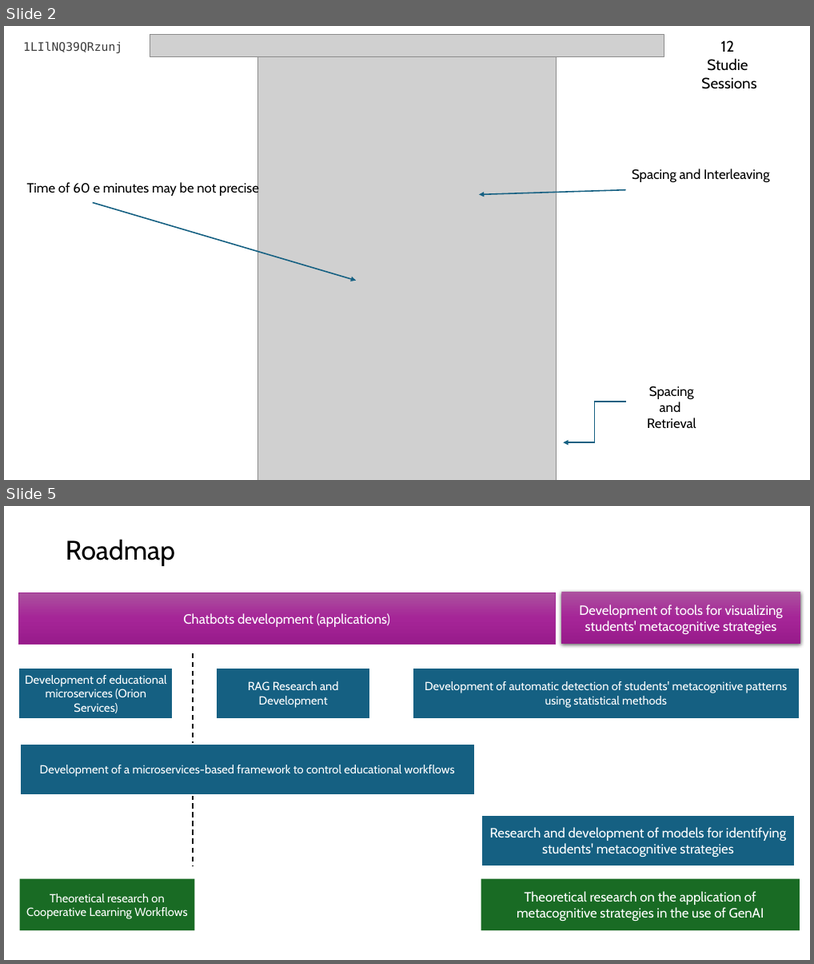
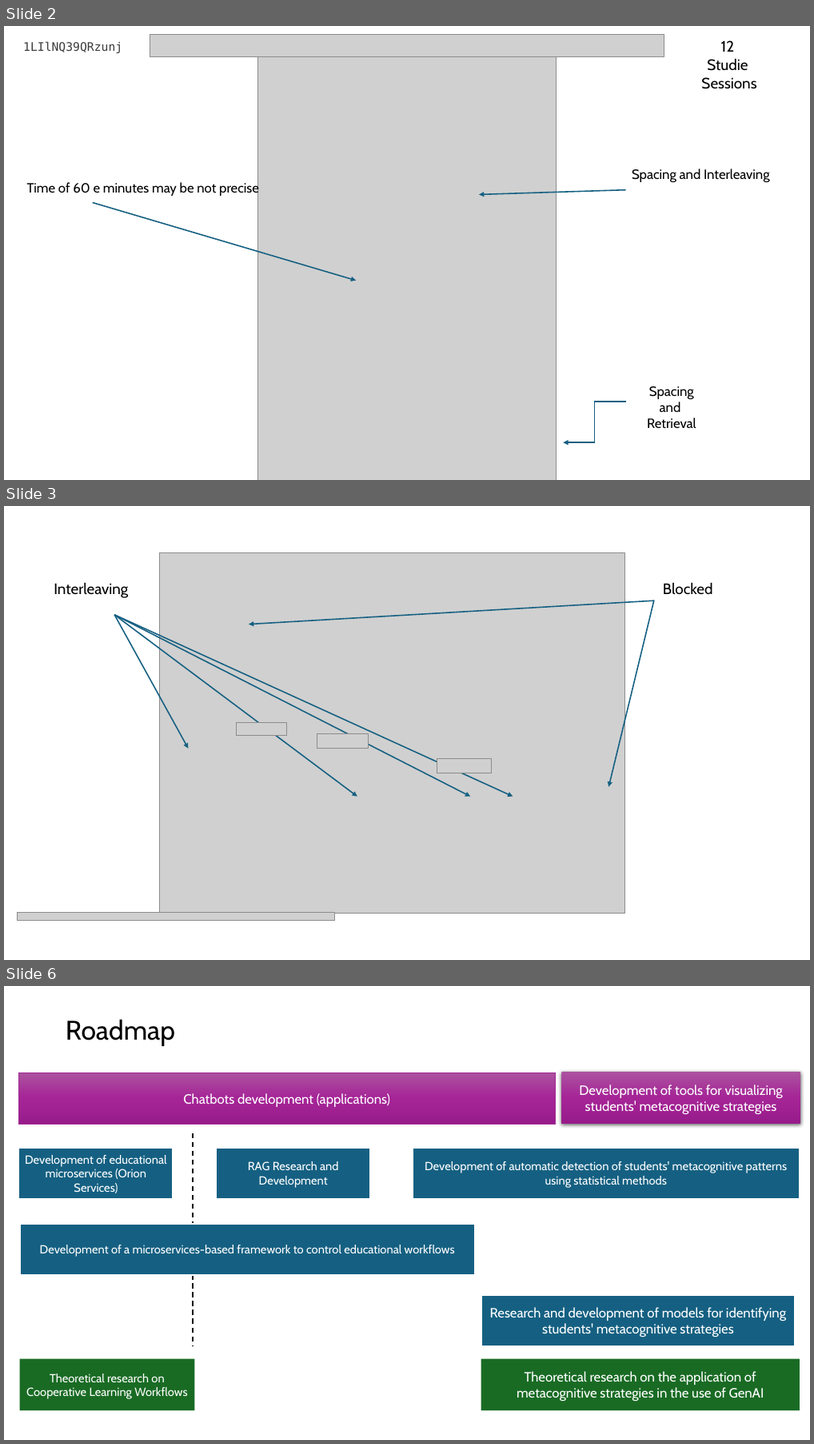
Before and after one commit to rodrigoprestesmachado/codespaces-blank, a slide deck: CSEDU2025/Presentation.pptx. Shown one above the other, each under a label of ours: slides 2 and 5 before the commit, slides 2, 3 and 6 after it; the slides between them are not shown. The pictures are 814x964 and 814x1444 pixels, drawn with LibreOffice and Linux fonts; fonts in the diff are those of the drawing; grey boxes stand for pictures. Boxes give left, top, right and bottom in pixels: in the first picture for what was removed or moved away, otherwise in the second. Text is boxed around its words. In the diff, an @@ line names an element or a change of style, - is before the commit and + after.

```diff
--- a/CSEDU2025/Presentation.pptx
+++ b/CSEDU2025/Presentation.pptx
@@ slide 3 added at <box>4,506,810,960</box>, background #FFFFFF @@
@@ picture added at <box>159,552,625,912</box> @@
@@ text added at <box>54,582,128,598</box>, 18 pt, text #000000 @@
+Interleaving
@@ arrow added from (655, 600) to (249, 624), #156082 1.5 pt @@
@@ arrow added from (654, 600) to (609, 787), #156082 1.5 pt @@
@@ text added at <box>663,582,714,595</box>, 18 pt, text #000000 @@
+Blocked
@@ arrow added from (114, 615) to (358, 796), #156082 1.5 pt @@
@@ arrow added from (114, 615) to (470, 796), #156082 1.5 pt @@
@@ arrow added from (114, 615) to (514, 796), #156082 1.5 pt @@
@@ arrow added from (114, 615) to (189, 748), #156082 1.5 pt @@
@@ picture added at <box>236,723,287,736</box> @@
@@ picture added at <box>318,733,368,748</box> @@
@@ picture added at <box>437,758,491,772</box> @@
@@ picture added at <box>18,912,335,920</box> @@
@@ what was slide 5 is now slide 6 @@
```
Also in this commit, not shown: 2 slides changed, 37 other files.
